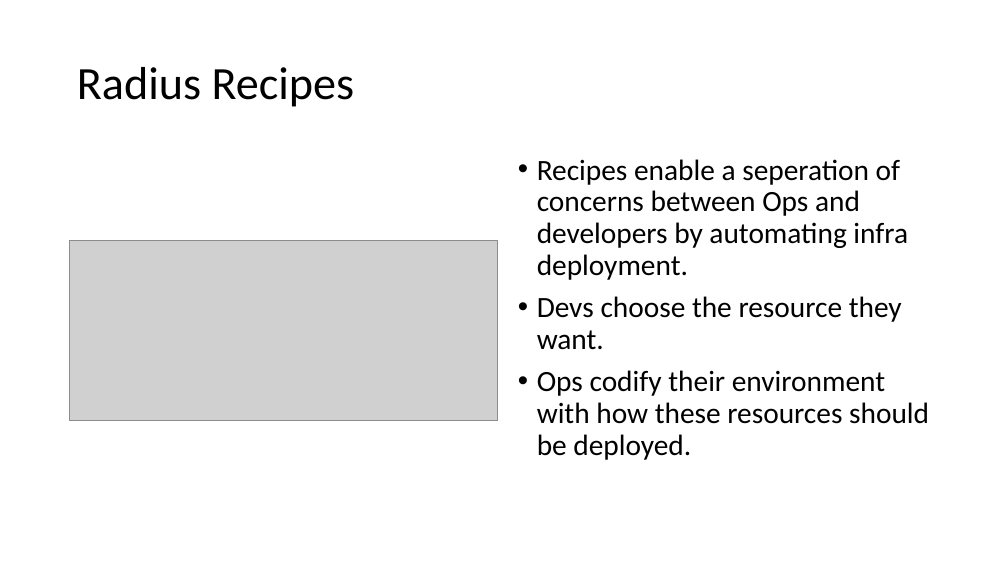
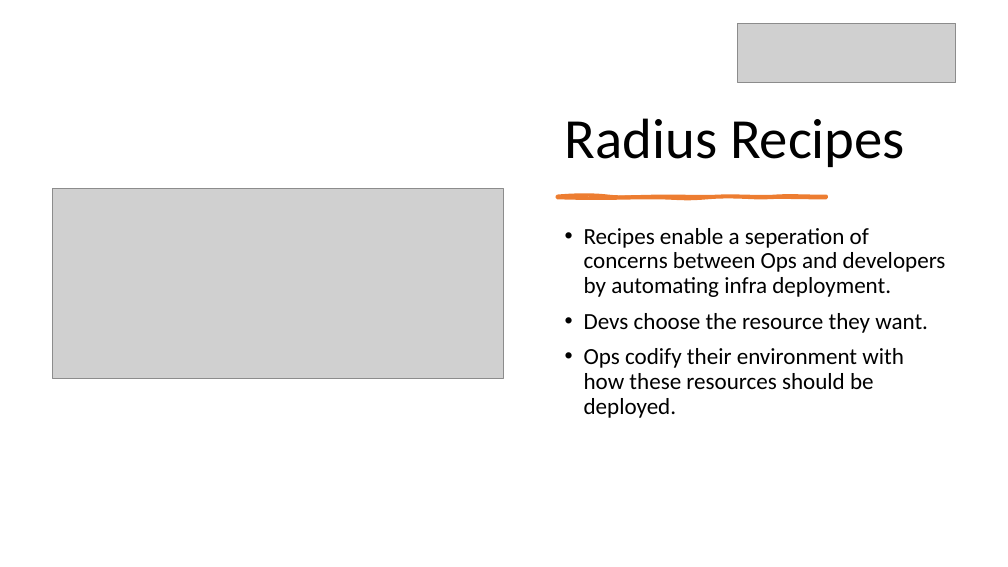
Before and after one commit to willvelida/talks, a slide deck: slide 9 of intro-to-radius/Presentation.pptx (slide 8 before the commit). Drawn at 1008x567 pixels with LibreOffice and Linux fonts; fonts in the diff are those of the drawing; grey boxes stand for pictures. Boxes give left, top, right and bottom in pixels: in the first picture for what was removed or moved away, otherwise in the second. Text is boxed around its words. In the diff, an @@ line names an element or a change of style, - is before the commit and + after.

Commit message:
Adding Radius talk

```diff
--- a/intro-to-radius/Presentation.pptx
+++ b/intro-to-radius/Presentation.pptx
@@ picture added at (737, 23, 956, 82) @@
@@ title "Radius Recipes": place and size @@
-title "Radius Recipes" at (77, 67, 355, 107)
+title "Radius Recipes" at (565, 118, 905, 167)
@@ title "Radius Recipes" at (565, 118, 905, 167): size 44 to 54 pt; vertical alignment middle to bottom @@
@@ picture: place and size @@
-picture at (70, 240, 498, 420)
+picture at (52, 189, 504, 379)
@@ freeform shape added at (557, 197, 827, 198), fill #ED7D31, outline #ED7D31 3 pt @@
@@ text "Recipes enable a seperation of ...": place and size @@
-text "Recipes enable a seperation of ..." at (537, 159, 929, 460)
+text "Recipes enable a seperation of ..." at (584, 228, 946, 418)
@@ text "Recipes enable a seperation of ..." at (584, 228, 946, 418): size 28 to 22 pt @@
```
Also in this commit, not shown: 8 other slides changed, 8 slides added, 1 slide removed, 8 other files.
